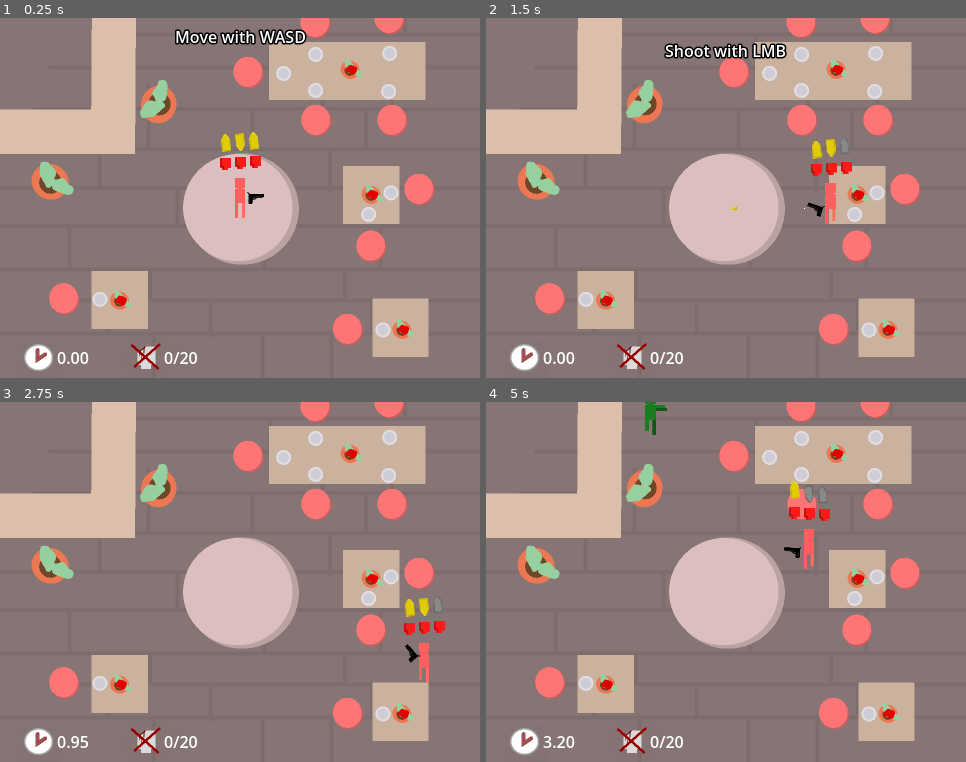
Above: before the commit, frames 1-4 (two rows, left to right).
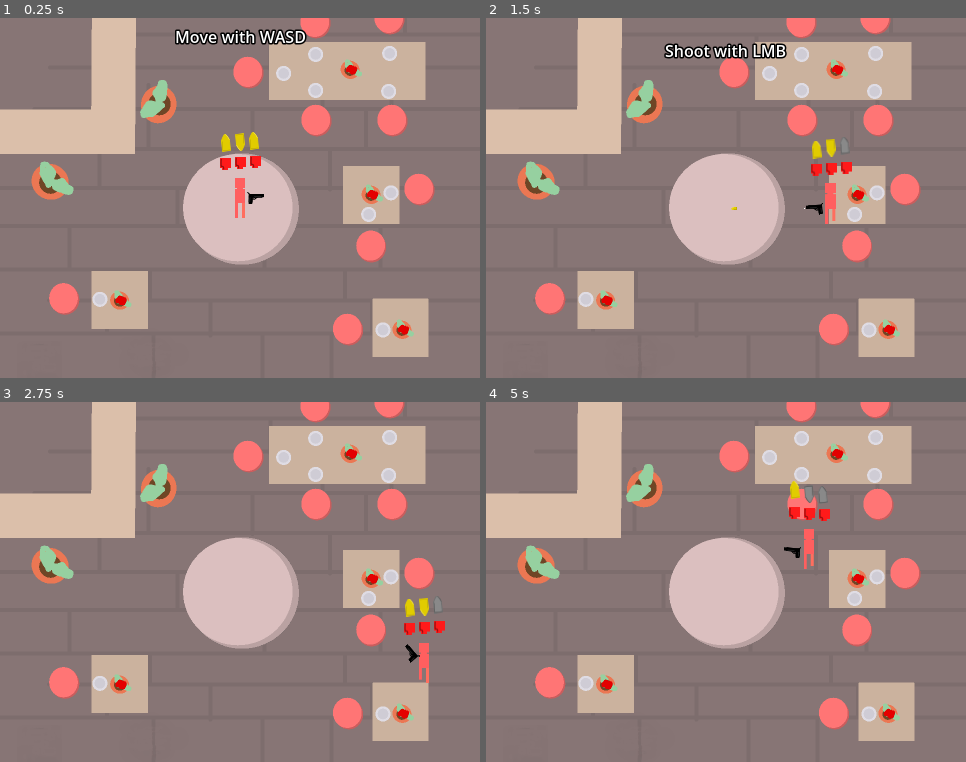
Above: after the commit, the same moments.

Repository: OgGhostJelly/Zombie-BurgerZ
Game: Godot game, scene res://objects/levels/level.tscn
Two runs of this game, one before a commit and one after it. Both use one fixed random seed, a clock stepped at 60 frames per second and the inputs below. Before the commit the project starts from res://objects/level/level.tscn. Sound files missing from this copy of the repository are replaced by a short silence.
Inputs (mouse positions are in pixels of both pictures, inside the frame that each line leads up to):
- Up to frame 1 (0.25 s): no input
- Up to frame 2 (1.5 s): move the mouse to (831, 180) at 0.52 s; hold D (move_right) 0.53-1.28 s; tap U (info) at 0.6 s; move the mouse to (630, 216) at 1.27 s; hold S (move_down) from 1.28 s (still down); click (630, 216) at 1.35 s
- Up to frame 3 (2.75 s): tap U (info) at 1.55, 2.1 s; move the mouse to (288, 502) at 2.02 s; release S (move_down) at 2.03 s; hold D (move_right) from 2.03 s (still down)
- Up to frame 4 (5 s): move the mouse to (702, 654) at 2.77 s; release D (move_right) at 2.78 s; hold W (move_up) 2.78-3.53 s; tap U (info) at 2.85, 3.8, 4.35 s; move the mouse to (870, 636) at 3.52 s; press the mouse at (870, 636) at 3.53 s; hold A (move_left) from 3.53 s (still down); move the mouse to (582, 528) at 4.27 s; release the mouse at (582, 528) at 4.28 s

The runs differ from the first frame. In frame 1, 0.9% of the frame differs, in the area x 5-42%, y 90-99%; in frame 2, 0.9%; in frame 3, 0.8%; in frame 4, 1.1%, in the area x 5-42%, y 0-99%.

Commit message:
Tweaks to prepare for floors

Diff:
--- a/objects/guns/gun/gun.tscn
+++ b/objects/guns/gun/gun.tscn
@@ -77,7 +77,7 @@
 
 [sub_resource type="Animation" id="Animation_xdy5a"]
 resource_name = "shoot-left"
-length = 0.2
+length = 0.1
 tracks/0/type = "value"
 tracks/0/imported = false
 tracks/0/enabled = true
@@ -85,15 +85,15 @@
 tracks/0/interp = 1
 tracks/0/loop_wrap = true
 tracks/0/keys = {
-"times": PackedFloat32Array(0, 0.1, 0.2),
-"transitions": PackedFloat32Array(-2, 0.25, 1),
+"times": PackedFloat32Array(0, 0.05, 0.1),
+"transitions": PackedFloat32Array(-2, 2, 1),
 "update": 0,
 "values": [0.0, 0.785398, 0.0]
 }
 
 [sub_resource type="Animation" id="Animation_xsy5e"]
 resource_name = "shoot-right"
-length = 0.2
+length = 0.1
 tracks/0/type = "value"
 tracks/0/imported = false
 tracks/0/enabled = true
@@ -101,8 +101,8 @@
 tracks/0/interp = 1
 tracks/0/loop_wrap = true
 tracks/0/keys = {
-"times": PackedFloat32Array(0, 0.1, 0.2),
-"transitions": PackedFloat32Array(-2, 0.25, 1),
+"times": PackedFloat32Array(0, 0.05, 0.1),
+"transitions": PackedFloat32Array(-2, 2, 1),
 "update": 0,
 "values": [0.0, -0.785398, 0.0]
 }
--- a/objects/level/level.gd
+++ /dev/null
@@ -1,61 +0,0 @@
-extends Node2D
-
-
-@export var enemy_supplier: PackedSceneSupplier
-
-@onready var enemies: Node2D = $Enemies
-@onready var spawn_path_follow: PathFollow2D = $SpawnPath/SpawnPathFollow
-@onready var player: Player = $Player
-@onready var grace_period_timer: Timer = $GracePeriodTimer
-@onready var spawn_timer: Timer = $SpawnTimer
-@onready var time_label: Label = $FrontLayer/Time
-@onready var kill_count_label: Label = $FrontLayer/KillCount
-
-var kill_count: int = 0
-var time: float = 0.0
-
-
-func _ready() -> void:
-	assert(enemy_supplier)
-
-	grace_period_timer.timeout.connect(func():
-		spawn_timer.paused = false)
-
-	player.health.value_changed.connect(func():
-		grace_period_timer.start()
-		spawn_timer.paused = true)
-
-
-func _process(delta: float) -> void:
-	if Input.is_action_just_pressed(&"info"):
-		$FrontLayer/DebugInfo.visible = not $FrontLayer/DebugInfo.visible
-
-	if not spawn_timer.is_stopped():
-		time += delta
-		time_label.text = "%.2f" % time
-
-
-func _on_spawn_timer_timeout() -> void:
-	var enemy: PackedScene = enemy_supplier.supply()
-	if enemy == null:
-		return
-
-	spawn_path_follow.progress_ratio = randf()
-
-	var obj: Node2D = enemy.instantiate()
-	obj.global_position = spawn_path_follow.global_position
-
-	obj.died.connect(func():
-		kill_count += 1
-		kill_count_label.text = "%s/20" % kill_count)
-
-	if not FileAccess.file_exists("user://thething.save") and kill_count == 15:
-		var file: FileAccess = FileAccess.open("user://thething.save", FileAccess.WRITE)
-		file.store_line('')
-		obj.speed *= 4
-
-	enemies.add_child(obj)
-
-
-func _on_player_objective_ui_finished() -> void:
-	spawn_timer.start()
--- a/objects/level/level.tscn
+++ /dev/null
@@ -1,93 +0,0 @@
-[gd_scene load_steps=10 format=3 uid="uid://dgh2sns3omtq1"]
-
-[ext_resource type="PackedScene" uid="uid://j6yyqdar5jqj" path="res://objects/player/player.tscn" id="1_lmdvn"]
-[ext_resource type="Script" path="res://objects/level/level.gd" id="1_r6cjg"]
-[ext_resource type="PackedScene" uid="uid://bcqf1gycu32mf" path="res://objects/enemies/enemy/enemy.tscn" id="3_5ob25"]
-[ext_resource type="Script" path="res://classes/objects/PackedSceneSupplier/SinglePackedSceneSupplier.gd" id="3_ivdfp"]
-[ext_resource type="Texture2D" uid="uid://c7abfnqb6q1w" path="res://assets/level/level-background.png" id="4_t414c"]
-[ext_resource type="Texture2D" uid="uid://ddyxu83nsy3dg" path="res://assets/level/level-decals.png" id="5_63yv8"]
-[ext_resource type="PackedScene" uid="uid://h3y3hjyf4gwx" path="res://userinterfaces/player_objective_ui/player_objective_ui.tscn" id="6_7cgiu"]
-
-[sub_resource type="Resource" id="Resource_vi7tg"]
-script = ExtResource("3_ivdfp")
-scene = ExtResource("3_5ob25")
-
-[sub_resource type="Curve2D" id="Curve2D_mo7e7"]
-_data = {
-"points": PackedVector2Array(0, 0, 0, 0, -18, -16, 0, 0, 0, 0, 493, -14, 0, 0, 0, 0, 489, 374, 0, 0, 0, 0, -20, 371, 0, 0, 0, 0, -18, -16)
-}
-point_count = 5
-
-[node name="Level" type="Node2D"]
-script = ExtResource("1_r6cjg")
-enemy_supplier = SubResource("Resource_vi7tg")
-
-[node name="BackLayer" type="CanvasLayer" parent="."]
-layer = -1
-
-[node name="TextureRect" type="TextureRect" parent="BackLayer"]
-offset_right = 480.0
-offset_bottom = 360.0
-texture = ExtResource("4_t414c")
-
-[node name="Enemies" type="Node2D" parent="."]
-
-[node name="Player" parent="." instance=ExtResource("1_lmdvn")]
-position = Vector2(240, 180)
-
-[node name="SpawnPath" type="Path2D" parent="."]
-curve = SubResource("Curve2D_mo7e7")
-
-[node name="SpawnPathFollow" type="PathFollow2D" parent="SpawnPath"]
-position = Vector2(-18, -16)
-rotation = 0.00391387
-
-[node name="SpawnTimer" type="Timer" parent="."]
-wait_time = 2.0
-
-[node name="GracePeriodTimer" type="Timer" parent="."]
-wait_time = 6.0
-one_shot = true
-
-[node name="FrontLayer" type="CanvasLayer" parent="."]
-
-[node name="DebugInfo" type="VBoxContainer" parent="FrontLayer"]
-visible = false
-anchors_preset = 15
-anchor_right = 1.0
-anchor_bottom = 1.0
-grow_horizontal = 2
-grow_vertical = 2
-
-[node name="Time" type="Label" parent="FrontLayer"]
-anchors_preset = 2
-anchor_top = 1.0
-anchor_bottom = 1.0
-offset_left = 57.0
-offset_top = -32.0
-offset_right = 97.0
-offset_bottom = -9.0
-grow_vertical = 0
-text = "0.00"
-
-[node name="KillCount" type="Label" parent="FrontLayer"]
-anchors_preset = 2
-anchor_top = 1.0
-anchor_bottom = 1.0
-offset_left = 164.0
-offset_top = -32.0
-offset_right = 204.0
-offset_bottom = -9.0
-grow_vertical = 0
-text = "0/20"
-
-[node name="PlayerObjectiveUI" parent="FrontLayer" node_paths=PackedStringArray("player") instance=ExtResource("6_7cgiu")]
-player = NodePath("../../Player")
-
-[node name="Decals" type="TextureRect" parent="FrontLayer"]
-offset_right = 480.0
-offset_bottom = 360.0
-texture = ExtResource("5_63yv8")
-
-[connection signal="timeout" from="SpawnTimer" to="." method="_on_spawn_timer_timeout"]
-[connection signal="finished" from="FrontLayer/PlayerObjectiveUI" to="." method="_on_player_objective_ui_finished"]
--- /dev/null
+++ b/objects/levels/level.gd
@@ -0,0 +1,10 @@
+extends Node2D
+
+
+@onready var player: Player = $Player
+@onready var debug_info: Control = $FrontLayer/DebugInfo
+
+
+func _process(_delta: float) -> void:
+	if Input.is_action_just_pressed(&"info"):
+		debug_info.visible = not debug_info.visible
--- /dev/null
+++ b/objects/levels/level.tscn
@@ -0,0 +1,31 @@
+[gd_scene load_steps=5 format=3 uid="uid://dgh2sns3omtq1"]
+
+[ext_resource type="Script" path="res://objects/levels/level.gd" id="1_0qrwr"]
+[ext_resource type="PackedScene" uid="uid://j6yyqdar5jqj" path="res://objects/player/player.tscn" id="1_lmdvn"]
+[ext_resource type="PackedScene" uid="uid://h3y3hjyf4gwx" path="res://userinterfaces/player_objective_ui/player_objective_ui.tscn" id="4_e1a8f"]
+[ext_resource type="Texture2D" uid="uid://c7abfnqb6q1w" path="res://assets/level/level-background.png" id="4_t414c"]
+
+[node name="Level" type="Node2D"]
+script = ExtResource("1_0qrwr")
+
+[node name="TextureRect" type="TextureRect" parent="."]
+offset_right = 480.0
+offset_bottom = 360.0
+texture = ExtResource("4_t414c")
+
+[node name="Player" parent="." instance=ExtResource("1_lmdvn")]
+position = Vector2(240, 180)
+collision_mask = 16
+
+[node name="FrontLayer" type="CanvasLayer" parent="."]
+
+[node name="DebugInfo" type="VBoxContainer" parent="FrontLayer"]
+visible = false
+anchors_preset = 15
+anchor_right = 1.0
+anchor_bottom = 1.0
+grow_horizontal = 2
+grow_vertical = 2
+
+[node name="PlayerObjectiveUI" parent="FrontLayer" node_paths=PackedStringArray("player") instance=ExtResource("4_e1a8f")]
+player = NodePath("../../Player")
--- /dev/null
+++ b/objects/world_border/world_border.tscn
@@ -0,0 +1,32 @@
+[gd_scene load_steps=5 format=3 uid="uid://dusipbvi0wgso"]
+
+[sub_resource type="WorldBoundaryShape2D" id="WorldBoundaryShape2D_vo378"]
+normal = Vector2(0, 1)
+
+[sub_resource type="WorldBoundaryShape2D" id="WorldBoundaryShape2D_egnw0"]
+
+[sub_resource type="WorldBoundaryShape2D" id="WorldBoundaryShape2D_n2qfr"]
+normal = Vector2(1, 0)
+
+[sub_resource type="WorldBoundaryShape2D" id="WorldBoundaryShape2D_wyrv1"]
+normal = Vector2(-1, 0)
+
+[node name="WorldBorder" type="StaticBody2D"]
+collision_layer = 16
+collision_mask = 0
+
+[node name="TopCollisionShape2D" type="CollisionShape2D" parent="."]
+position = Vector2(240, 0)
+shape = SubResource("WorldBoundaryShape2D_vo378")
+
+[node name="BottomCollisionShape2D" type="CollisionShape2D" parent="."]
+position = Vector2(240, 360)
+shape = SubResource("WorldBoundaryShape2D_egnw0")
+
+[node name="LeftCollisionShape2D" type="CollisionShape2D" parent="."]
+position = Vector2(0, 180)
+shape = SubResource("WorldBoundaryShape2D_n2qfr")
+
+[node name="RightCollisionShape2D" type="CollisionShape2D" parent="."]
+position = Vector2(480, 180)
+shape = SubResource("WorldBoundaryShape2D_wyrv1")
--- a/project.godot
+++ b/project.godot
@@ -11,7 +11,7 @@
 [application]
 
 config/name="Zombie BurgerZ: Oh No Edition"
-run/main_scene="res://objects/level/level.tscn"
+run/main_scene="res://objects/levels/level.tscn"
 config/features=PackedStringArray("4.2", "GL Compatibility")
 config/icon="res://icon.svg"
 
@@ -73,6 +73,7 @@
 2d_physics/layer_2="player"
 2d_physics/layer_3="enemy"
 2d_physics/layer_4="player sight"
+2d_physics/layer_5="walls"
 
 [rendering]
 
--- a/userinterfaces/player_objective_ui/player_objective_ui.gd
+++ b/userinterfaces/player_objective_ui/player_objective_ui.gd
@@ -42,5 +42,6 @@
 		await objective.wait()
 		animation_player.play(&"hide")
 		await animation_player.animation_finished
+
 	visible = false
 	finished.emit()
Not shown, changed: README.md
